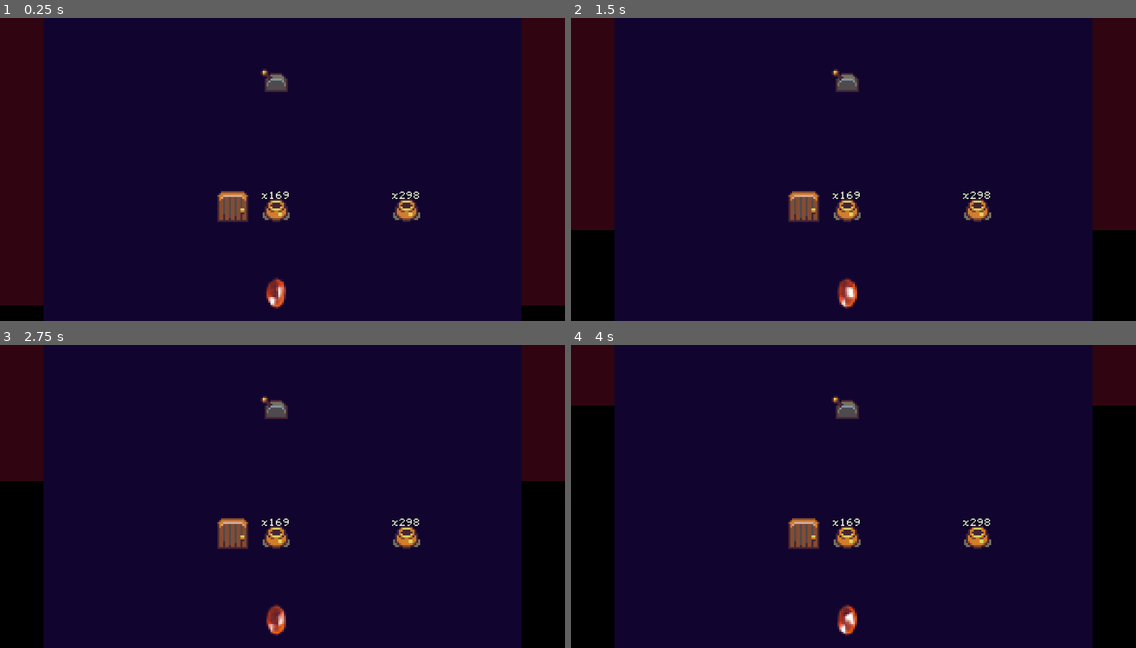
Above: before the commit, frames 1-4 (two rows, left to right).
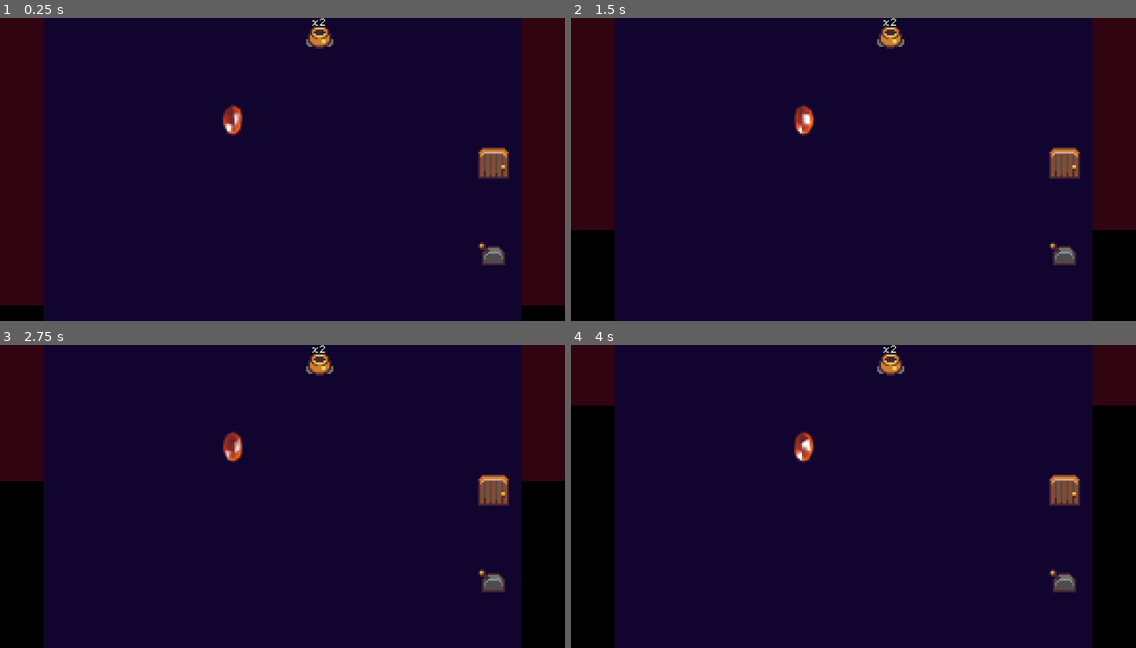
Above: after the commit, the same moments.

Repository: tedsteen/godot-cursors
Game: Godot game, scene res://main.tscn
Two runs of this game, one before a commit and one after it. Both use one fixed random seed, a clock stepped at 60 frames per second and the inputs below. Sound files missing from this copy of the repository are replaced by a short silence.
Inputs (mouse positions are in pixels of both pictures, inside the frame that each line leads up to):
- Up to frame 1 (0.25 s): no input
- Up to frame 2 (1.5 s): move the mouse to (977, 154) at 0.52 s; click (977, 154) at 0.67 s; move the mouse to (740, 184) at 1.27 s; click (740, 184) at 1.42 s
- Up to frame 3 (2.75 s): move the mouse to (339, 429) at 2.02 s; click (339, 429) at 2.17 s
- Up to frame 4 (4 s): move the mouse to (825, 557) at 2.77 s; click (825, 557) at 2.92 s; move the mouse to (1023, 541) at 3.52 s; click (1023, 541) at 3.67 s

The runs differ from the first frame. In frame 1, 3.2% of the frame differs, in the area x 38-91%, y 0-96%; in frame 2, 3.2%; in frame 3, 3.2%; in frame 4, 3.2%.

Commit message:
doors available when pot health == 0

Diff:
--- a/entities/door.gd
+++ b/entities/door.gd
@@ -6,8 +6,16 @@
 @onready var closed_click_audio = %ClosedClickAudio
 
 var open = false: set = set_open
-var available = true : set = set_available
+var available = false : set = set_available
 var locked = false : set = set_locked
+
+var pots: Array[Pot] = []
+
+func _physics_process(delta):
+	var total_pot_health = 0
+	for pot in pots:
+		total_pot_health += pot.health
+	available = total_pot_health == 0
 
 func handle_mouse(event: InputEventMouse):
 	if event is InputEventMouseButton && event.button_index == 1 && event.pressed:
--- a/entities/pot.gd
+++ b/entities/pot.gd
@@ -7,9 +7,11 @@
 @onready var click_audio = %ClickAudio
 @onready var break_audio = %BreakAudio
 @export var health: int : set = set_health
+var start_health: int
 
 func _ready():
 	set_health(health)
+	start_health = health
 
 func handle_mouse(event: InputEventMouse):
 	if event is InputEventMouseButton && event.button_index == 1 && event.pressed:
--- a/level.gd
+++ b/level.gd
@@ -9,6 +9,7 @@
 
 @onready var background_rect = %BackgroundRect
 @onready var time_rect = %TimeRect
+@onready var progress_rect = %ProgressRect
 @onready var view_to_world = self.get_canvas_transform().affine_inverse()
 @onready var dss: = get_world_2d().direct_space_state
 
@@ -35,13 +36,17 @@
 func generate_map_data(difficulty: int, amount: int):
 	var available_entities: Array[Entity] = []
 
+	var pots: Array[Pot] = []
 	for i in range(0, amount):
 		var pot: Pot = pot_res.instantiate()
+		pot.add_to_group("pots")
 		pot.health = rng.randi() % difficulty + 1
 		available_entities.append(pot)
+		pots.append(pot)
 
 	var door = door_res.instantiate()
 	door.add_to_group("doors")
+	door.pots = pots
 	available_entities.append(door)
 	available_entities.append(gem_res.instantiate())
 	var lever = lever_res.instantiate()
@@ -78,7 +83,7 @@
 		for entity in get_tree().get_nodes_in_group("entities"):
 			entity.queue_free()
 
-		generate_map_data(400, 2)
+		generate_map_data(4, 1)
 
 func _physics_process(delta):
 	time += delta
@@ -92,6 +97,13 @@
 
 	frame += 1
 	time_rect.size.y = background_rect.size.y * (1 - time / cursor_lifetime)
+	var total_pot_health = 0
+	var remaining_pot_health = 0
+	for pot in get_tree().get_nodes_in_group("pots"):
+		remaining_pot_health += pot.health
+		total_pot_health += pot.start_health
+
+	progress_rect.size.y = background_rect.size.y * (1 - (total_pot_health - remaining_pot_health) / float(total_pot_health))
 	#print_debug("Time: %f (frame: %d)" % [time, frame])
 
 func handle_mouse(event: InputEventMouse):
